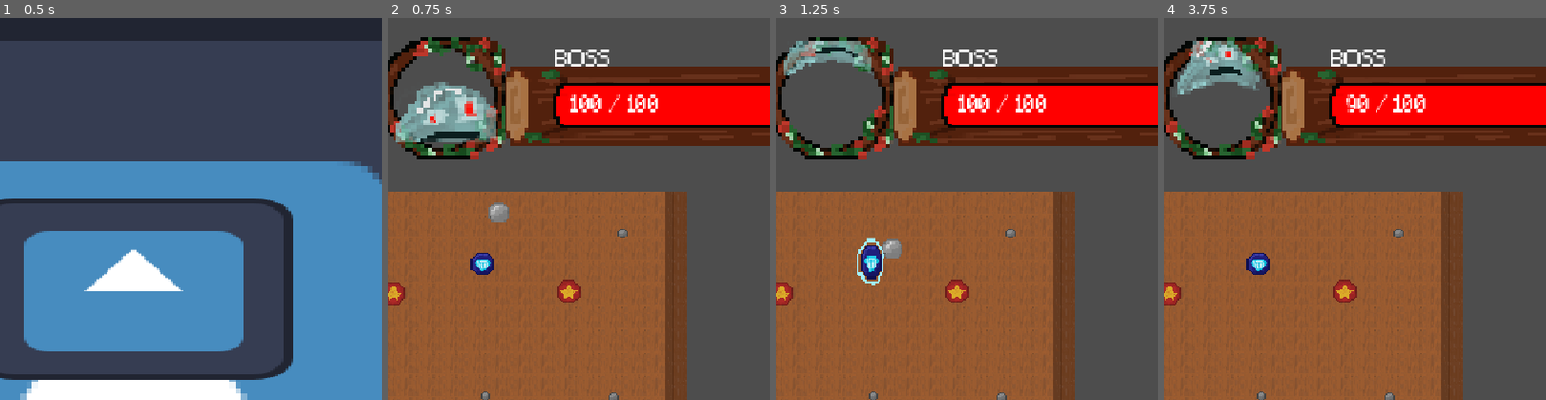
Above: before the commit, frames 1-4 (left to right).
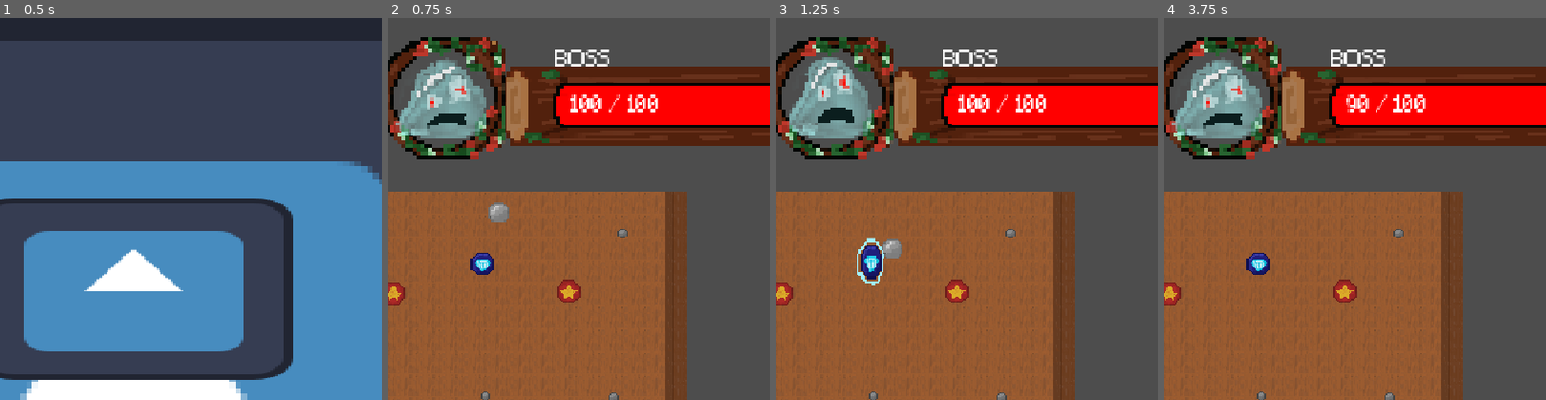
Above: after the commit, the same moments.

Repository: Josephs101/Hack-Haven-Game
Game: Godot game, scene res://scenes/start_menu.tscn
The game is run twice, just before and just after one commit, with the same random seed, the same clock (stepped at 60 frames per second) and the same inputs. The engine's default icon, where the game draws it, is replaced by a stand-in: a white triangle on a blue panel in a dark square.
Inputs:
- Up to frame 1 (0.5 s): no input
- Up to frame 2 (0.75 s): click "NEW RUN" at 0.5 s
- Up to frame 3 (1.25 s): no input
- Up to frame 4 (3.75 s): tap Enter at 1.25 s; tap S (launch) at 1.35 s; hold A (LeftFlipper) 2.03-2.78 s; tap K at 2.1 s; tap B at 2.85 s; tap N at 3.6 s
The pictures show only the part of the screen within x 32-82%, y 0-50%; the shares and areas given below are measured in that part.

Frame 1 is identical in both runs. In frame 2, 3.1% of the frame differs, in the area x 2-29%, y 6-33%; in frame 3, 4.6%, in the area x 2-25%, y 6-32%; in frame 4, 4.4%.

Commit message:
boss idle animation
whoo

Diff:
--- a/scenes/InGameUI.tscn
+++ b/scenes/InGameUI.tscn
@@ -150,8 +150,32 @@
 region = Rect2(960, 0, 32, 32)
 
 [sub_resource type="AtlasTexture" id="AtlasTexture_3p1qy"]
-atlas = ExtResource("2_5ldle")
-region = Rect2(128, 224, 32, 32)
+atlas = ExtResource("4_v2r2l")
+region = Rect2(0, 0, 32, 32)
+
+[sub_resource type="AtlasTexture" id="AtlasTexture_gi5p5"]
+atlas = ExtResource("4_v2r2l")
+region = Rect2(32, 0, 32, 32)
+
+[sub_resource type="AtlasTexture" id="AtlasTexture_3dk6l"]
+atlas = ExtResource("4_v2r2l")
+region = Rect2(64, 0, 32, 32)
+
+[sub_resource type="AtlasTexture" id="AtlasTexture_8rsmr"]
+atlas = ExtResource("4_v2r2l")
+region = Rect2(96, 0, 32, 32)
+
+[sub_resource type="AtlasTexture" id="AtlasTexture_nctm0"]
+atlas = ExtResource("4_v2r2l")
+region = Rect2(896, 0, 32, 32)
+
+[sub_resource type="AtlasTexture" id="AtlasTexture_jt4lc"]
+atlas = ExtResource("4_v2r2l")
+region = Rect2(928, 0, 32, 32)
+
+[sub_resource type="AtlasTexture" id="AtlasTexture_53koo"]
+atlas = ExtResource("4_v2r2l")
+region = Rect2(960, 0, 32, 32)
 
 [sub_resource type="SpriteFrames" id="SpriteFrames_gi5p5"]
 animations = [{
@@ -249,17 +273,41 @@
 "duration": 1.0,
 "texture": SubResource("AtlasTexture_pq2iq")
 }],
-"loop": true,
+"loop": false,
 "name": &"bouncy",
 "speed": 24.0
 }, {
 "frames": [{
 "duration": 1.0,
 "texture": SubResource("AtlasTexture_3p1qy")
+}, {
+"duration": 1.0,
+"texture": SubResource("AtlasTexture_gi5p5")
+}, {
+"duration": 1.0,
+"texture": SubResource("AtlasTexture_3dk6l")
+}, {
+"duration": 1.0,
+"texture": SubResource("AtlasTexture_8rsmr")
+}, {
+"duration": 1.0,
+"texture": SubResource("AtlasTexture_nctm0")
+}, {
+"duration": 1.0,
+"texture": SubResource("AtlasTexture_jt4lc")
+}, {
+"duration": 1.0,
+"texture": SubResource("AtlasTexture_53koo")
+}, {
+"duration": 1.0,
+"texture": SubResource("AtlasTexture_gi5p5")
+}, {
+"duration": 1.0,
+"texture": SubResource("AtlasTexture_53koo")
 }],
 "loop": true,
 "name": &"idle",
-"speed": 5.0
+"speed": 12.0
 }]
 
 [node name="InGameUI" type="Control" unique_id=1979793841]
@@ -425,9 +473,8 @@
 texture = SubResource("AtlasTexture_i40s5")
 
 [node name="AnimatedSprite2D" type="AnimatedSprite2D" parent="TextureRect" unique_id=512617240]
+unique_name_in_owner = true
 position = Vector2(20.045042, 18.468466)
 scale = Vector2(0.98894984, 0.98895)
 sprite_frames = SubResource("SpriteFrames_gi5p5")
 animation = &"bouncy"
-autoplay = "bouncy"
-frame_progress = 0.0822435
--- a/scenes/gameplay/BlueBumper.tscn
+++ b/scenes/gameplay/BlueBumper.tscn
@@ -1,6 +1,6 @@
 [gd_scene format=3 uid="uid://dk1025l1hjsa7"]
 
-[ext_resource type="Script" uid="uid://dl4yydjtbqlx3" path="res://scenes/gameplay/red_bumper.gd" id="1_lfvn2"]
+[ext_resource type="Script" uid="uid://dl4yydjtbqlx3" path="res://scripts/red_bumper.gd" id="1_lfvn2"]
 [ext_resource type="PackedScene" uid="uid://djtoeipqgwphp" path="res://scenes/gameplay/Bumper.tscn" id="2_3fskq"]
 [ext_resource type="Texture2D" uid="uid://c11gceex17sqg" path="res://assets/sprites/blue_bumper_animation.png" id="3_lfvn2"]
 
--- a/scenes/gameplay/RedBumper.tscn
+++ b/scenes/gameplay/RedBumper.tscn
@@ -1,6 +1,6 @@
 [gd_scene format=3 uid="uid://csocqn4oj32a"]
 
-[ext_resource type="Script" uid="uid://dl4yydjtbqlx3" path="res://scenes/gameplay/red_bumper.gd" id="1_awiwh"]
+[ext_resource type="Script" uid="uid://dl4yydjtbqlx3" path="res://scripts/red_bumper.gd" id="1_awiwh"]
 [ext_resource type="PackedScene" uid="uid://djtoeipqgwphp" path="res://scenes/gameplay/Bumper.tscn" id="1_mp0o7"]
 [ext_resource type="Texture2D" uid="uid://boh1aatb33hno" path="res://assets/sprites/red_bumper_animation.png" id="2_awiwh"]
 
--- a/scripts/in_game_ui.gd
+++ b/scripts/in_game_ui.gd
@@ -4,7 +4,11 @@
 @onready var boss_bar: ProgressBar = %BossBar
 @onready var balls_value: Label = %BallsValue
 @onready var boss_value: Label = %BossHealthLabel
+@onready var boss_sprite: AnimatedSprite2D = %AnimatedSprite2D
+@export var min_jump_interval: float = 2.0
+@export var max_jump_interval: float = 5.0
 
+var rng = RandomNumberGenerator.new()
 
 func _ready() -> void:
 	GameStats.score_changed.connect(_on_score_changed)
@@ -14,6 +18,11 @@
 	_on_score_changed(GameStats.score)
 	_on_boss_health_changed(GameStats.boss_hp, GameStats.boss_max_hp)
 	_on_balls_changed(GameStats.balls_left)
+
+	rng.randomize()
+	boss_sprite.animation_finished.connect(_on_boss_animation_finished)
+	boss_sprite.play("idle")
+	_schedule_boss_jump()
 
 
 func _on_score_changed(value: int) -> void:
@@ -25,7 +34,21 @@
 	boss_bar.value = hp
 	boss_value.text = "%d / %d" % [hp, max_hp]
 
+func _on_balls_changed(left: int) -> void:
+	balls_value.text = str(left)
+
+func _schedule_boss_jump() -> void:
+	var wait_time = rng.randf_range(
+		min_jump_interval,
+		max_jump_interval
+	)
+
+	await get_tree().create_timer(wait_time).timeout
+
+	boss_sprite.play("bouncy")
 
 
-func _on_balls_changed(left: int) -> void:
-	balls_value.text = str(left)
+func _on_boss_animation_finished() -> void:
+	if boss_sprite.animation == "bouncy":
+		boss_sprite.play("idle")
+		_schedule_boss_jump()
Not shown: 1 places in scenes/InGameUI.tscn that only renumber resources
Renamed: scenes/gameplay/red_bumper.gd -> scripts/red_bumper.gd
Renamed: scenes/gameplay/red_bumper.gd.uid -> scripts/red_bumper.gd.uid
